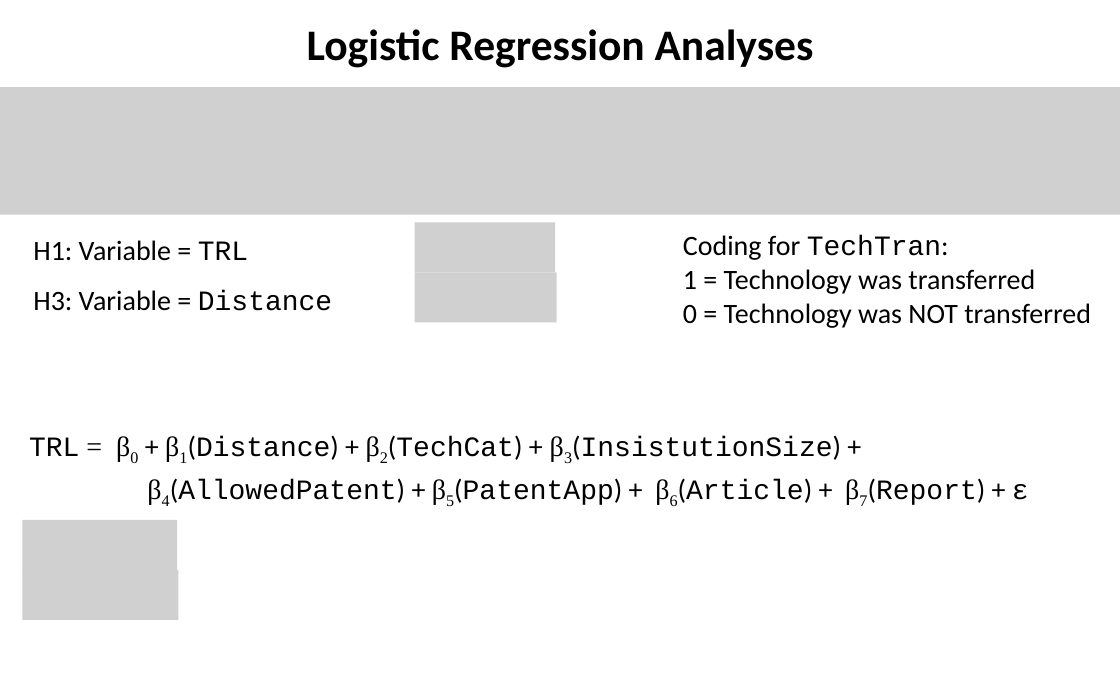
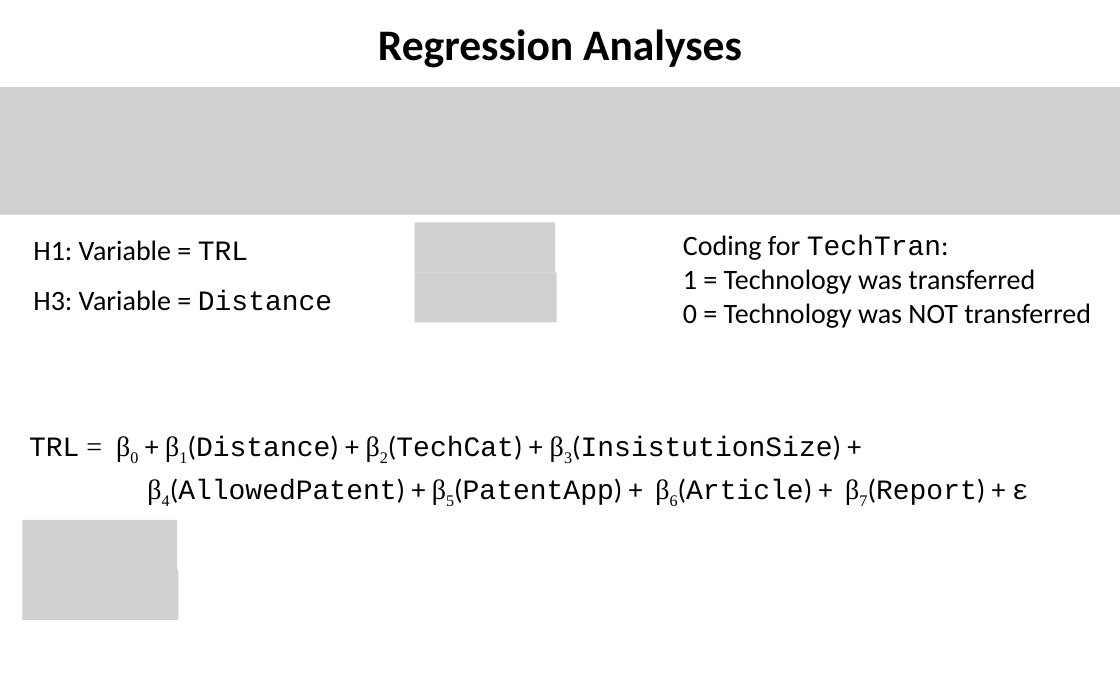
Before and after one commit to SLU-Courses-Townes/SOC5600, a slide deck: slide 26 of FinalProject/Presentation/Townes_SOC5600_FinalProject_Presentation.pptx (slide 24 before the commit). Drawn at 1120x700 pixels with LibreOffice and Linux fonts; fonts in the diff are those of the drawing; grey boxes stand for pictures. Boxes give left, top, right and bottom in pixels: in the first picture for what was removed or moved away, otherwise in the second. Text is boxed around its words. In the diff, an @@ line names an element or a change of style, - is before the commit and + after.

```diff
--- a/FinalProject/Presentation/Townes_SOC5600_FinalProject_Presentation.pptx
+++ b/FinalProject/Presentation/Townes_SOC5600_FinalProject_Presentation.pptx
@@ text at [378, 29, 742, 68]: text changed @@
-Logistic Regression Analyses
+Regression Analyses
```
Also in this commit, not shown: 5 other slides changed, 5 slides added, 2 slides removed.
